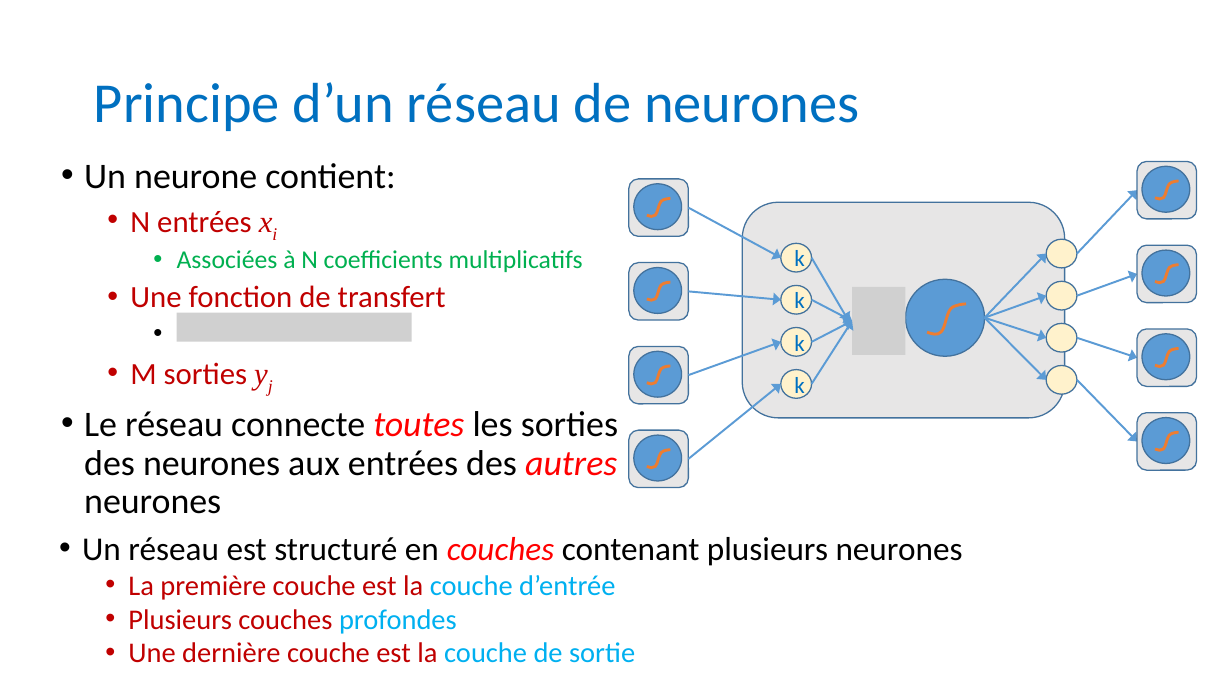
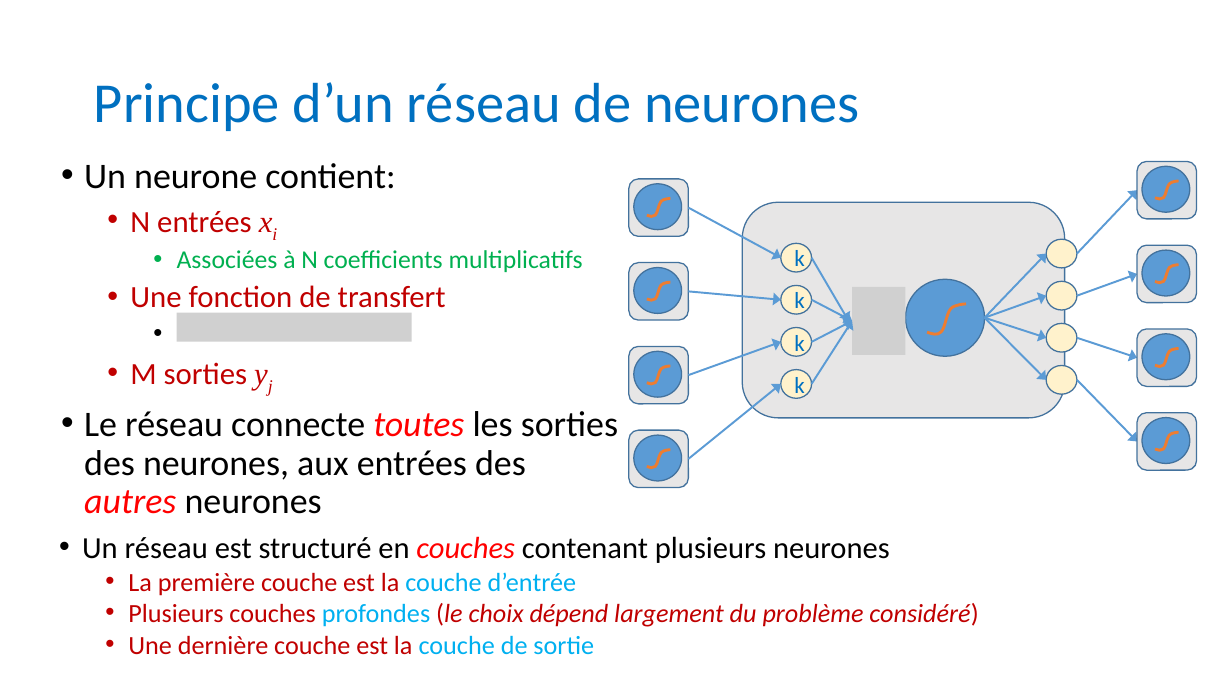
Before and after one commit to anumby-source/RobotServiceJeunesse2023, a slide deck: slide 3 of TCS34725/Apprentissage pour Les pastilles.pptx. Drawn at 1232x693 pixels with LibreOffice and Linux fonts; fonts in the diff are those of the drawing; grey boxes stand for pictures. Boxes give left, top, right and bottom in pixels: in the first picture for what was removed or moved away, otherwise in the second. Text is boxed around its words. In the diff, an @@ line names an element or a change of style, - is before the commit and + after.

Commit message:
fixes sur la présentation pédagogique sur le Réseau de Neurones

```diff
--- a/TCS34725/Apprentissage pour Les pastilles.pptx
+++ b/TCS34725/Apprentissage pour Les pastilles.pptx
@@ text at <box>84,411,618,514</box>: text changed @@
-• Le réseau connecte toutes les sorties des neurones aux entrées des autres neurones
+• Le réseau connecte toutes les sorties des neurones, aux entrées des autres neurones
@@ text at <box>82,536,890,655</box>: size 25.9 to 23.8 pt in "Un réseau est structuré en couches contenant ..."; size 22.2 to 20.4 pt in "La première couche est la couche d’entrée", "Une dernière couche est la couche de ..." @@
@@ text at <box>128,603,978,627</box>: text changed; size 22.2 to 20.4 pt; italic on @@
-  • Plusieurs couches profondes
+  • Plusieurs couches profondes (le choix dépend largement du problème considéré)
```
Also in this commit, not shown: 6 other slides changed, 1 other file.
